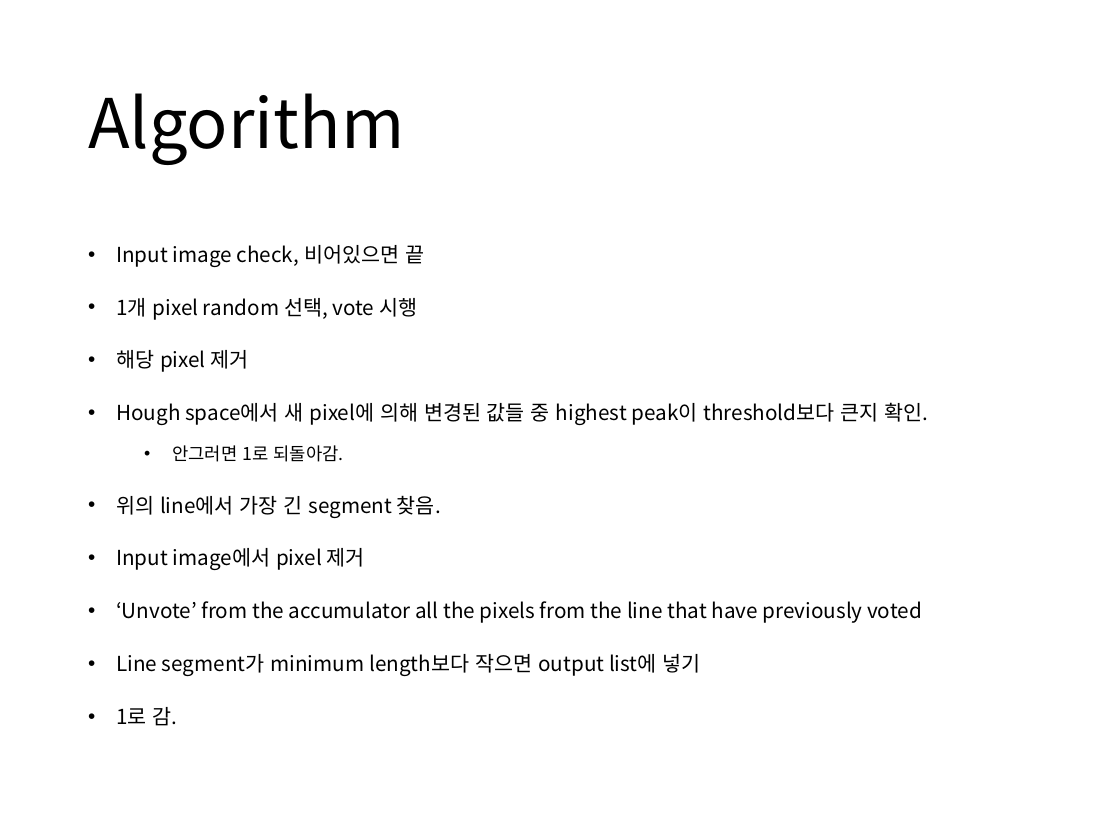
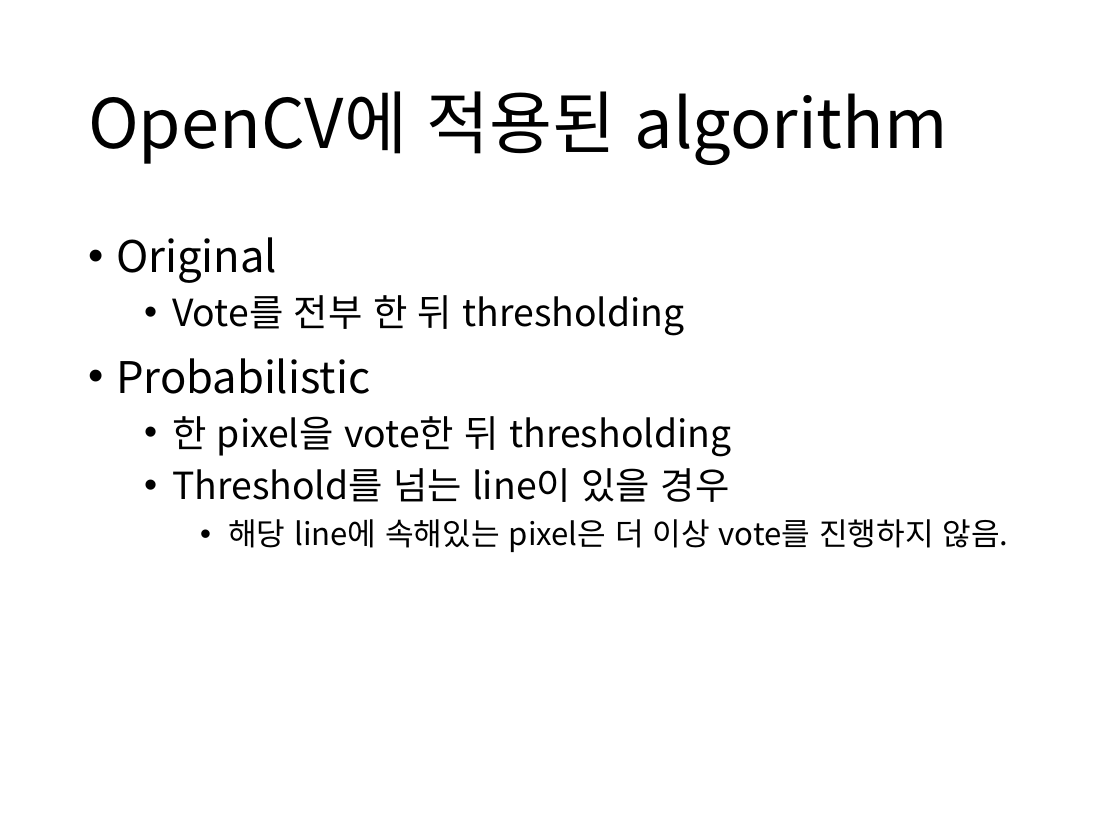
Before and after one commit to boy1089/MyProject, a slide deck: slide 13 of hough transform/hough transform ver1.pptx. Drawn at 1120x840 pixels with LibreOffice and Linux fonts; fonts in the diff are those of the drawing. Boxes give left, top, right and bottom in pixels: in the first picture for what was removed or moved away, otherwise in the second. Text is boxed around its words. In the diff, an @@ line names an element or a change of style, - is before the commit and + after.

Commit message:
hough 2nd

```diff
--- a/hough transform/hough transform ver1.pptx
+++ b/hough transform/hough transform ver1.pptx
@@ title at (x1=88, y1=91, x2=948, y2=165): text changed @@
-Algorithm
+OpenCV에 적용된 algorithm
@@ text at (x1=116, y1=237, x2=1008, y2=552): text changed; size 13.3 to 24 pt @@
-• Input image check, 비어있으면 끝
-• 1개 pixel random 선택, vote 시행
-• 해당 pixel 제거
-• Hough space에서 새 pixel에 의해 변경된 값들 중 highest peak이 threshold보다 큰지 확인.
-  • 안그러면 1로 되돌아감.
-• 위의 line에서 가장 긴 segment 찾음.
-• Input image에서 pixel 제거
-• ‘Unvote’ from the accumulator all the pixels from the line that have previously voted
-• Line segment가 minimum length보다 작으면 output list에 넣기
-• 1로 감.
+• Original
+  • Vote를 전부 한 뒤 thresholding
+• Probabilistic
+  • 한 pixel을 vote한 뒤 thresholding
+  • Threshold를 넘는 line이 있을 경우
+    • 해당 line에 속해있는 pixel은 더 이상 vote를 진행하지 않음.
```
Also in this commit, not shown: 5 other slides changed, 3 slides added, 3 slides removed, 4 other files.
